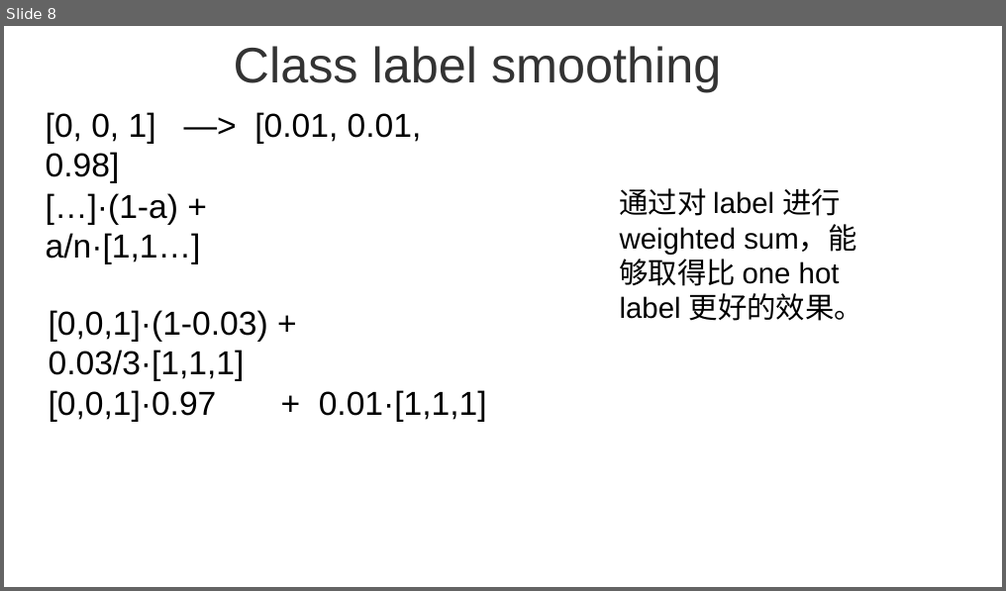
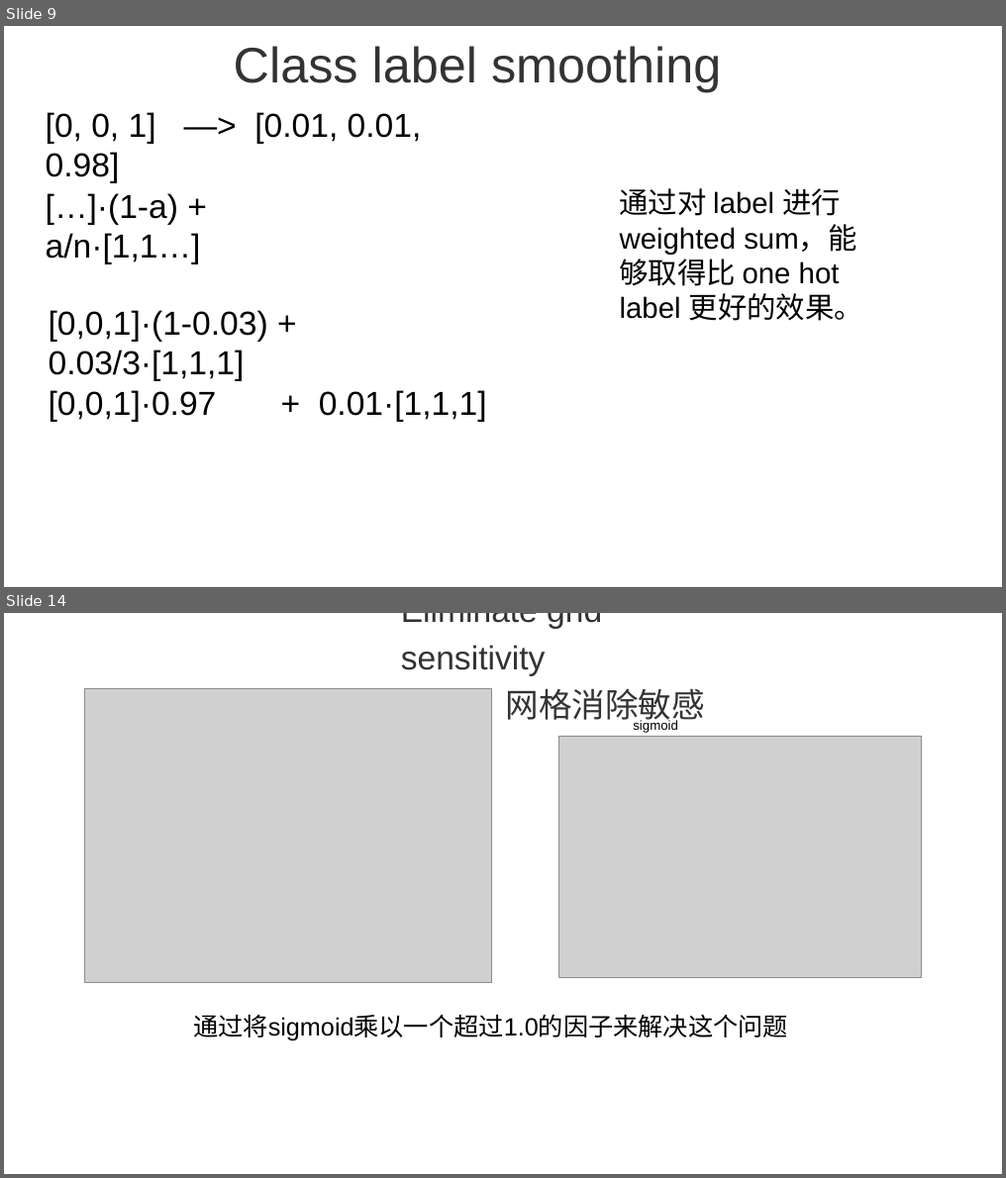
Before and after one commit to Adnios/DVS-gesture_recognition, a slide deck: tracking/YOLOv4.pptx. Shown one above the other, each under a label of ours: slide 8 before the commit, slides 9 and 14 after it; the slides between them are not shown. The pictures are 1006x591 and 1006x1178 pixels, drawn with LibreOffice and Linux fonts; fonts in the diff are those of the drawing; grey boxes stand for pictures. Boxes give left, top, right and bottom in pixels: in the first picture for what was removed or moved away, otherwise in the second. Text is boxed around its words. In the diff, an @@ line names an element or a change of style, - is before the commit and + after.

```diff
--- a/tracking/YOLOv4.pptx
+++ b/tracking/YOLOv4.pptx
@@ slide 14 added at (4, 613, 1002, 1174), background #FFFFFF @@
@@ text added at (401, 613, 705, 727), 32 pt, text #333333 @@
+Eliminate grid sensitivity
+  网格消除敏感
@@ picture added at (84, 689, 491, 983) @@
@@ text added at (633, 719, 678, 733), 12.7 pt, text #000000 @@
+sigmoid
@@ picture added at (558, 736, 921, 977) @@
@@ text added at (193, 1014, 788, 1042), 24 pt, text #000000 @@
+通过将sigmoid乘以一个超过1.0的因子来解决这个问题
@@ what was slide 8 is now slide 9 @@
```
Also in this commit, not shown: 5 slides changed, 9 other slides added, 1 slide removed, 11 other files.
